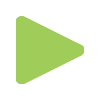
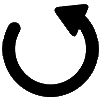
Revision of a layered 100 x 100 image; what changed, layer by layer:
added layer "rotating-arrow-to-the-left_318-34631" above "Rounded Rectangle 2 copy" over 2, 4, 99, 97
hid "Layer 1" over 16, 16, 84, 84
